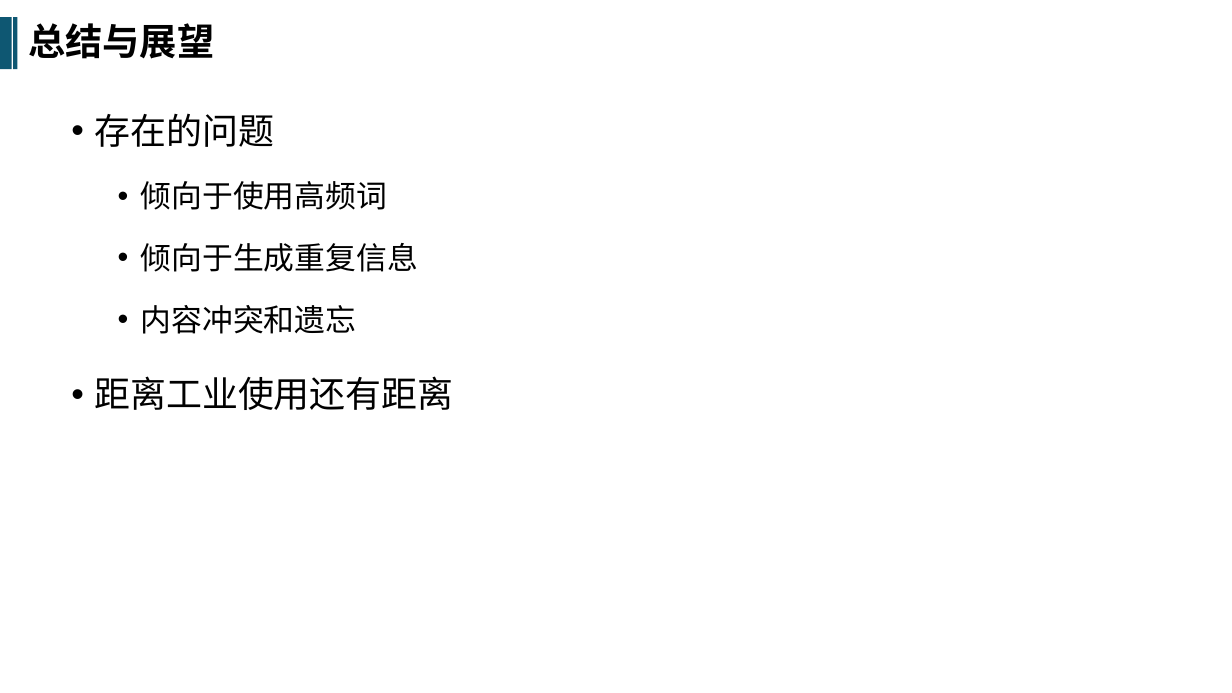
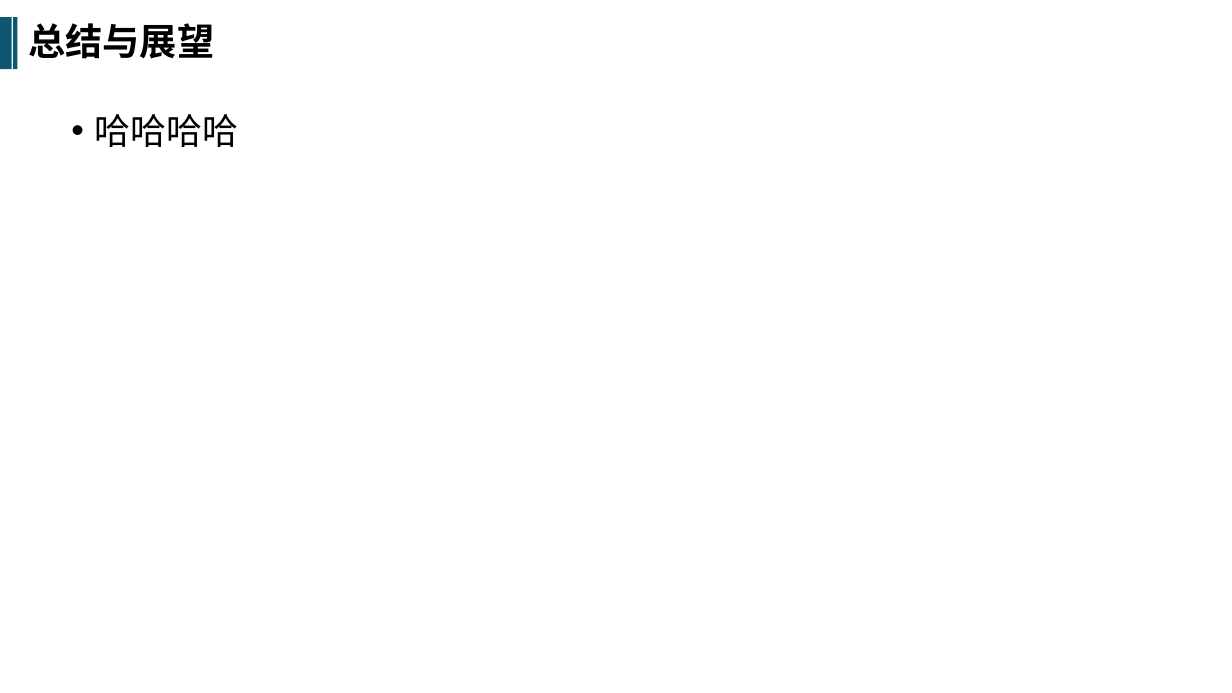
Before and after one commit to SRTPnsxjhw/SRTP, a slide deck: slide 6 of Notes_JHW/中期.pptx (slide 28 before the commit). Drawn at 1232x693 pixels with LibreOffice and Linux fonts; fonts in the diff are those of the drawing. Boxes give left, top, right and bottom in pixels: in the first picture for what was removed or moved away, otherwise in the second. Text is boxed around its words. In the diff, an @@ line names an element or a change of style, - is before the commit and + after.

```diff
--- a/Notes_JHW/中期.pptx
+++ b/Notes_JHW/中期.pptx
@@ text at (95,114,239,147): text changed; size 24 to 28 pt @@
-• 存在的问题
-  • 倾向于使用高频词
-  • 倾向于生成重复信息
-  • 内容冲突和遗忘
-  • 距离工业使用还有距离
+• 哈哈哈哈
```
Also in this commit, not shown: 1 other slide changed, 4 slides added, 26 slides removed, 2 other files.
